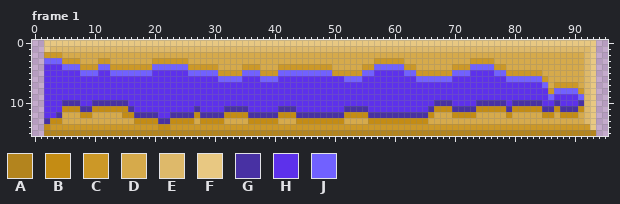
Edited in one commit: pixel-art file (ase/bar.ase). The picture above is the old version.
96x16 pixels, 2 frames. Shown: frame 1.
Palette (. is transparent): A #b3841e  B #c48c14  C #cc9827  D #d6aa4b  E #deb96a  F #e8c882  G #4831a3  H #5d31eb  J #7161ff
Pixels before, frame 1, first column x 2:
 0 FFFFFFFFFFFFFFFFFFFFFFFFFFFFFFFFFFFFFFFFFFFFFFFFFFFFFFFFFFFFFFFFFFFFFFFFFFFFFFFFFFFFFFFFFFFF
 1 FEEEEEEEEEEEEEEEEEEEEEEEEEEEEEEEEEEEEEEEEEEEEEEEEEEEEEEEEEEEEEEEEEEEEEEEEEEEEEEEEEEEEEEEEEEF
 2 CCCDDDDDDDDDDDDDDDDDDDDDDDDDDDDDDDDDDDDDDDDDDDDDDDDDDDDDDDDDDDDDDDDDDDDDDDDDDDDDDDDDDDDDDDEF
 3 JJJCCCDDDCCDDDDDDDCCCCCCDDDDDDDDDDDDDDDDDDDDDDDDDDDDDDDCCCCCDDDDDDDDDDDCCCCDDDDDDDDDDDDDDDEF
 4 HHHJJJCCCJJCCCCCCCJJJJJJCCCCCDDDDCCCDDDCCCCCCCCCDDDDDCCJJJJJCCDDDDDDCCCJJJJCCDDDDDDDDDDDDDEF
 5 HHHHHHJJJHHJJJJJJJHHHHHHJJJJJCCCCJJJCCCJJJJJJJJJCCCCCJJHHHHHJJCCCCCCJJJHHHHJJCCCCCCDDDDDDDEF
 6 HHHHHHHHHHHHHHHHHHHHHHHHHHHHHJJJJHHHJJJHHHHHHHHHHHJJJHHHHHHHHHJJJJJJHHHHHHHHHJJJJJJCDDDDDDEF
 7 HHHHHHHHHHHHHHHHHHHHHHHHHHHHHHHHHHHHHHHHHHHHHHHHHHHHHHHHHHHHHHHHHHHHHHHHHHHHHHHHHHHJDCCCCDEF
 8 HHHHHHHHHHHHHHHHHHHHHHHHHHHHHHHHHHHHHHHHHHHHHHHHHHHHHHHHHHHHHHHHHHHHHHHHHHHHHHHHHHHHCJJJJCEF
 9 HHHHHHHHHHHHHHHHHHHHHHHHHHHHHHHHHHHHHHHHHHHHHHHHHHHHHHHHHHHHHHHHHHHHHHHHHHHHHHHHHHHHJHHHHJEF
10 HHHGGGHHGGGGGGHHHHHHHHHHHHHHHHHHHHHHHHHHHHHHHHHHHHHHHHHHHHHHHHHHHGGGHHHHGGGGGHGGGGGHHGHHHGEF
11 HHHBBBGGBBBBBBGHHHHHHHHHHGHHHHGGGGHHHHHGGGHHHHHHHHGGGGHHHHHHHHHHGBBBGGGGBBBBBGBBBBBGGBGGGBEF
12 HHGDDDBBDDDDDBBGGGGHHGGGGBGGGGBBBBGGGGGBBBGGGGGGGGBBBBGGGGGGGGGGBDDDBBBBDDDDDBDDDDDBBDBBBDEF
13 GBBDDDDDDDDDDDDBBBBGGBBBBDBBBBDDDDBBBBBDDDBBBBBBBBDDDDBBBBBBBBBBDDDDDDDDDDDDDDDDDDDDDDDDDDEF
14 BCCCCCCCCCCCCCCCCCCBBCCCCCCCCCCCCCCCCCCCCCCCCCCCCCCCCCCCCCCCCCCCCCCCCCCCCCCCCCCCCCCCCCCCCCCF
15 AAAAAAAAAAAAAAAAAAAAAAAAAAAAAAAAAAAAAAAAAAAAAAAAAAAAAAAAAAAAAAAAAAAAAAAAAAAAAAAAAAAAAAAAAAAA
And afterwards:
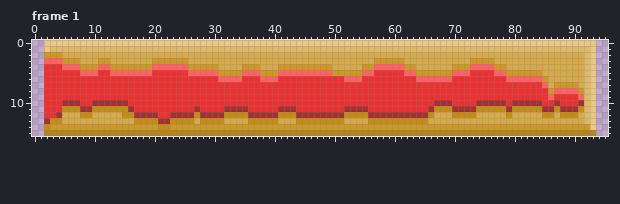
The author wrote: red healthbar
The edit:
colour G: #4831a3 -> #a33131
colour H: #5d31eb -> #eb3131
colour J: #7161ff -> #ff6161
Boxes around the changes in both pictures, in picture pixels (x1, y1, x2, y2):
changed: (44, 58, 584, 124)
